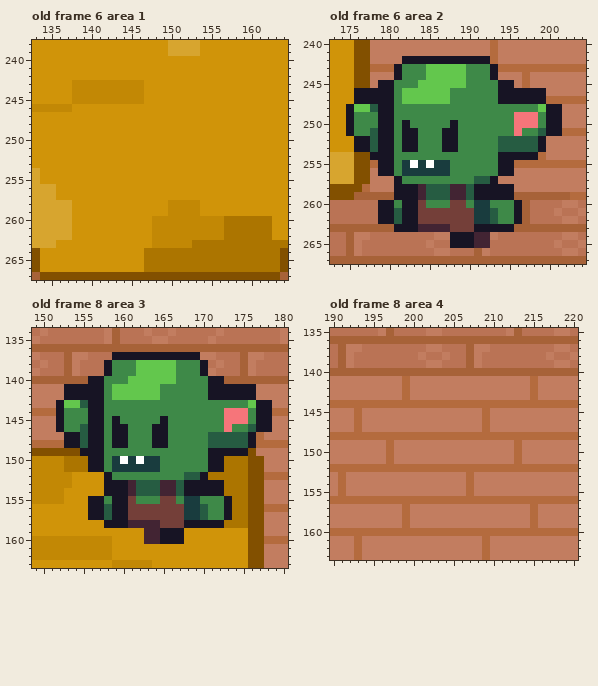
Two versions of one pixel-art file, assets/vjKulong4.aseprite. That is the earlier state.
240x420 pixels, 27 frames. Pixels under 10% opacity are left out. Colours within 5 levels of each other are drawn and written as one. Shown: old frame 6 area 1: x 133..164, y 238..267; old frame 6 area 2: x 173..204, y 240..267; old frame 8 area 3: x 149..180, y 134..163; old frame 8 area 4: x 190..220, y 135..163. The commit also changed other frames or places, which this record leaves out.
New version:
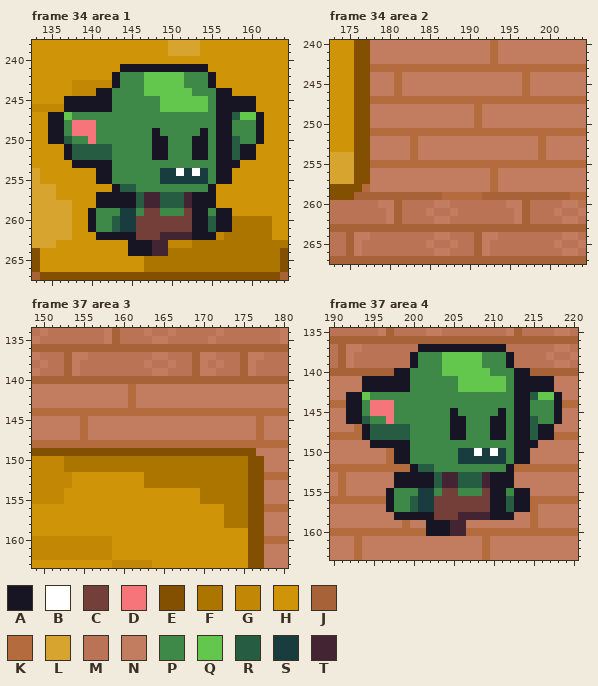
Palette (. is transparent): A #171424  B #ffffff  C #743f39  D #f6757a  E #825000  F #ac7500  G #c28805  H #d09409  J #a76238  K #b46b3e  L #d7a52f  M #ba7355  N #c27d60  P #3e8948  Q #63c74d  R #265c42  S #193c3e  T #422433
A new or re-ordered frame is compared with the old frame closest to it.
Changes in this commit:
frames 27 -> 43
Frame 34 area 1 is new; against old frame 6, layer "gob":
y 241: x 144..154 HHHHHHHHHHH -> AAAAAAAAAAA
y 242: x 143..155 HHHHHHHHHHHHH -> APPPQQQQQPPPA
y 243: x 143..155 GGGGHHHHHHHHH -> APPPQQQQQPPPA
y 244: x 141..157 GGGGGGHHHHHHHHHHH -> AAPPPPQQQQQQPPPAA
y 245: x 137..160 HGGGGGGGGGHHHHHHHHHHHHHH -> AAAAAAPPPPPPQQQQQQPAAAAA
y 246: x 137..160 GHHHHHHHHHHHHHHHHHHHHHHH -> AAAAAAPPPPPPQQQQQQPAAAAA
y 247: x 135..161 HHHHHHHHHHHHHHHHHHHHHHHHHHH -> AAQPPPPPPPPPPPPPPPPPPAARQQA
y 248: x 135..161 HHHHHHHHHHHHHHHHHHHHHHHHHHH -> AAPDDDPPPPPPPPPPPPPPPAAPPPA
y 249: x 135..161 HHHHHHHHHHHHHHHHHHHHHHHHHHH -> AAPDDDPPPPPPPAPPPPPAPAAPPPA
y 250: x 135..161 HHHHHHHHHHHHHHHHHHHHHHHHHHH -> AARPPDPPPPPPPAAPPPAAPAARPPA
y 251..252: x 137..160 HHHHHHHHHHHHHHHHHHHHHHHH -> ARRRRRPPPPPAAPPPAAPAARAA
y 253: x 138..158 HHHHHHHHHHHHHHHHHHHHH -> AAAAAPPPPPPPPPPPPPAAA
y 254: x 141..157 HHHHHHHHHHHHHHHHH -> AAPPPPPPSSBSBSPAA
y 255: x 141..157 HHHHHHHHHHHHHHHHH -> AAPPPPPPSSSSSSPAA
y 256: x 143..155 HHHHHHHHHHHHH -> ARRPPPPPPPPPA
y 257: x 141..155 HHHHHHHHHHHHHHH -> AAAAARTTRRRTAAA
y 258: x 141..155 HHHHHHHHHGGGGHH -> AAAAARTTRRRTAAA
y 259: x 140..157 HHHHHHHHHHGGGGHHHH -> APPPSSPCCPPPCAAPAA
y 260..261: x 140..157 HHHHHHHHGGGGGGGGGF -> APPRSSCCCCCCCAARAA
y 262: x 141..155 HHHHHHHGGGGGGGG -> AAAAACCCTTTTAAA
y 263: x 145..149 HHHGG -> AAATT
y 264: x 145..149 HHFFF -> AAATT
Frame 34 area 2 is new; against old frame 6, layer "gob":
y 242: x 182..192 AAAAAAAAAAA -> NNNNNNNNNNN
y 243: x 181..193 APPPQQQQQPPPA -> KKKKKKKKKKKKK
y 244: x 181..193 APPPQQQQQPPPA -> KNNNNNNNNNNNN
y 245: x 179..195 AAPPPQQQQQQPPPPAA -> NNKNNNNNNNNNNNNNN
y 246: x 176..199 AAAAAPQQQQQQPPPPPPAAAAAA -> EENNNKNNNNNNNNNNNNNNNKNN
y 247: x 176..199 AAAAAPQQQQQQPPPPPPAAAAAA -> EEKKKKKKKKKKKKKKKKKKKKKK
y 248: x 175..201 AQQRAAPPPPPPPPPPPPPPPPPPQAA -> HEENNNNNNNNNNNNNKNNNNNNNNNN
y 249: x 175..201 APPPAAPPPPPPPPPPPPPPPDDDPAA -> HEENNNNNNNNNNNNNKNNNNNNNNNN
y 250: x 175..201 APPPAAPAPPPPPAPPPPPPPDDDPAA -> HEENNNNNNNNNNNNNKNNNNNNNNNN
y 251: x 175..201 APPRAAPAAPPPAAPPPPPPPDPPRAA -> HEEKKKKKKKKKKKKKKKKKKKKKKKK
y 252..253: x 176..199 AARAAPAAPPPAAPPPPPRRRRRA -> EENNNNNKNNNNNNNNNNNNNNNK
y 254: x 178..198 AAAPPPPPPPPPPPPPAAAAA -> NNNNNKNNNNNNNNNNNNNNN
y 255: x 179..195 AAPSBSBSSPPPPPPAA -> KKKKKKKKKKKKKKKKK
y 256: x 179..195 AAPSSSSSSPPPPPPAA -> NNNNNNNNNNNNNNKNN
y 257: x 181..193 APPPPPPPPPRRA -> NNNNNNNNNNNNK
y 258: x 181..195 AAATRRRTTRAAAAA -> NNNNNNNNNNNNKNN
y 259: x 181..195 AAATRRRTTRAAAAA -> JJJJJJKKKKKJJJJ
y 260: x 179..196 AAPAACPPPCCPSSPPPA -> NNJMMMMNNMMMMMMMNN
y 261: x 179..196 AARAACCCCCCCSSRPPA -> MNJMMMNMMNMMMMMMMN
y 262: x 179..196 AARAACCCCCCCSSRPPA -> MNJMMMMNNMMMMMMMMN
y 263: x 181..195 AAATTTTCCCAAAAA -> JJJJJJJJJJJJJJJ
y 264: x 188..192 AAATT -> MMMJN
y 265: x 188..192 AAATT -> NMMJN
Frame 37 area 3 is new; against old frame 8, layer "gob":
y 137: x 159..169 AAAAAAAAAAA -> MMMMMNNMMMJ
y 138: x 158..170 APPPQQQQQPPPA -> MMMMMNMMNMMJN
y 139: x 158..170 APPPQQQQQPPPA -> MMMMMMNNMMMJN
y 140: x 156..172 AAPPPQQQQQQPPPPAA -> JJJJJJJJJJJJJJJJJ
y 141..142: x 153..176 AAAAAPQQQQQQPPPPPPAAAAAA -> NNNNNNNNKNNNNNNNNNNNNNNN
y 143: x 152..178 AQQRAAPPPPPPPPPPPPPPPPPPQAA -> NNNNNNNNNKNNNNNNNNNNNNNNNNN
y 144: x 152..178 APPPAAPPPPPPPPPPPPPPPDDDPAA -> KKKKKKKKKKKKKKKKKKKKKKKKKKK
y 145: x 152..178 APPPAAPAPPPPPAPPPPPPPDDDPAA -> NNNKNNNNNNNNNNNNNNNNNNNNNKN
y 146: x 152..178 APPRAAPAAPPPAAPPPPPPPDPPRAA -> NNNKNNNNNNNNNNNNNNNNNNNNNKN
y 147: x 153..176 AARAAPAAPPPAAPPPPPRRRRRA -> NNKNNNNNNNNNNNNNNNNNNNNN
y 148: x 153..176 AARAAPAAPPPAAPPPPPRRRRRA -> KKKKKKKKKKKKKKKKKKKKKKKK
y 149: x 155..175 AAAPPPPPPPPPPPPPAAAAA -> EEEEEEEEEEEEEEEEEEEEE
y 150: x 156..172 AAPSBSBSSPPPPPPAA -> FFFFFFFFFFFFFFFFF
y 151: x 156..172 AAPSSSSSSPPPPPPAA -> FFFFFFFFFFFFFFFFF
y 152: x 158..170 APPPPPPPPPRRA -> HHHHHFFFFFFFF
y 153: x 158..172 AAATRRRTTRAAAAA -> HHHHHFFFFFFFFFF
y 154: x 158..172 AAATRRRTTRAAAAA -> HHHHHHHHHHHHFFF
y 155: x 156..173 AAPAACPPPCCPSSPPPA -> HHHHHHHHHHHHHHFFFF
y 156..157: x 156..173 AARAACCCCCCCSSRPPA -> HHHHHHHHHHHHHHHHHF
y 158: x 158..172 AAATTTTCCCAAAAA -> HHHHHHHHHHHHHHH
y 159..160: x 163..167 TTAAA -> HHHHH
Frame 37 area 4 is new; against old frame 8, layer "gob":
y 137: x 201..211 MNNMMMJNNMM -> AAAAAAAAAAA
y 138: x 200..212 MNMMNMMJNMMMM -> APPPQQQQQPPPA
y 139: x 200..212 MMNNMMMJNMMMM -> APPPQQQQQPPPA
y 140: x 198..214 JJJJJJJJJJJJJJJJJ -> AAPPPPQQQQQQPPPAA
y 141..142: x 194..217 NNNNNKNNNNNNNNNNNNNNNKNN -> AAAAAAPPPPPPQQQQQQPAAAAA
y 143: x 192..218 NNNNNNNKNNNNNNNNNNNNNNNKNNN -> AAQPPPPPPPPPPPPPPPPPPAARQQA
y 144: x 192..218 KKKKKKKKKKKKKKKKKKKKKKKKKKK -> AAPDDDPPPPPPPPPPPPPPPAAPPPA
y 145: x 192..218 NKNNNNNNNNNNNNNNNKNNNNNNNNN -> AAPDDDPPPPPPPAPPPPPAPAAPPPA
y 146: x 192..218 NKNNNNNNNNNNNNNNNKNNNNNNNNN -> AARPPDPPPPPPPAAPPPAAPAARPPA
y 147: x 194..217 NNNNNNNNNNNNNNNKNNNNNNNN -> ARRRRRPPPPPAAPPPAAPAARAA
y 148: x 194..217 KKKKKKKKKKKKKKKKKKKKKKKK -> ARRRRRPPPPPAAPPPAAPAARAA
y 149: x 195..215 NNKNNNNNNNNNNNNNNNKNN -> AAAAAPPPPPPPPPPPPPAAA
y 150: x 198..214 NNNNNNNNNNNNNNNKN -> AAPPPPPPSSBSBSPAA
y 151: x 198..214 NNNNNNNNNNNNNNNKN -> AAPPPPPPSSSSSSPAA
y 152: x 200..212 KKKKKKKKKKKKK -> ARRPPPPPPPPPA
y 153..154: x 198..212 NNNNNNNNNKNNNNN -> AAAAARTTRRRTAAA
y 155: x 197..214 NNNNNNNNNNKNNNNNNN -> APPPSSPCCPPPCAAPAA
y 156: x 197..214 KKKKKKKKKKKKKKKKKK -> APPRSSCCCCCCCAARAA
y 157: x 197..214 NNKNNNNNNNNNNNNNNN -> APPRSSCCCCCCCAARAA
y 158: x 198..212 NKNNNNNNNNNNNNN -> AAAAACCCTTTTAAA
y 159: x 202..206 NNNNN -> AAATT
y 160: x 202..206 KKKKK -> AAATT
Boxes around the changes in both pictures, in picture pixels (x1, y1, x2, y2):
changed: (48, 64, 264, 256)
changed: (346, 56, 562, 248)
changed: (56, 352, 272, 544)
changed: (346, 344, 562, 536)
